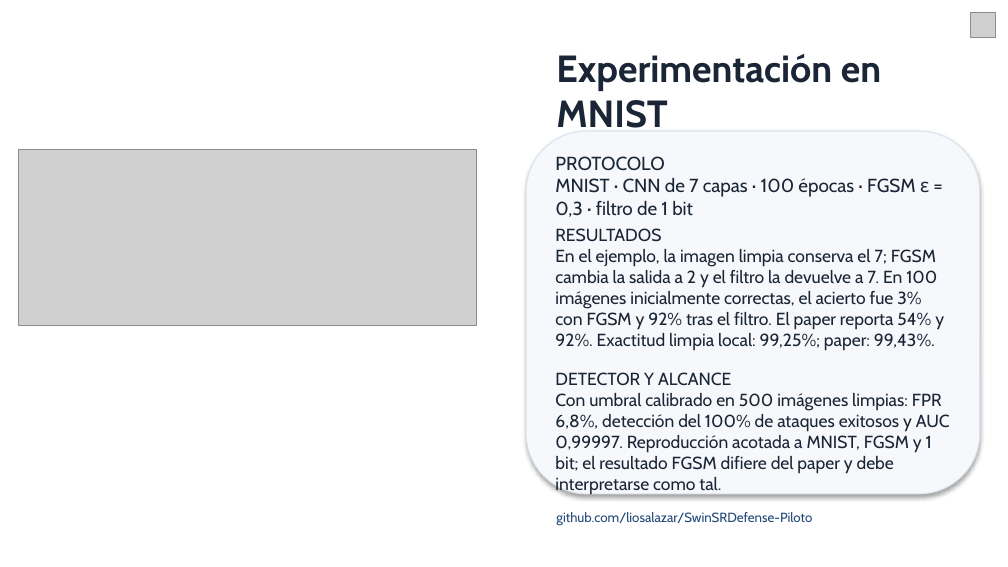
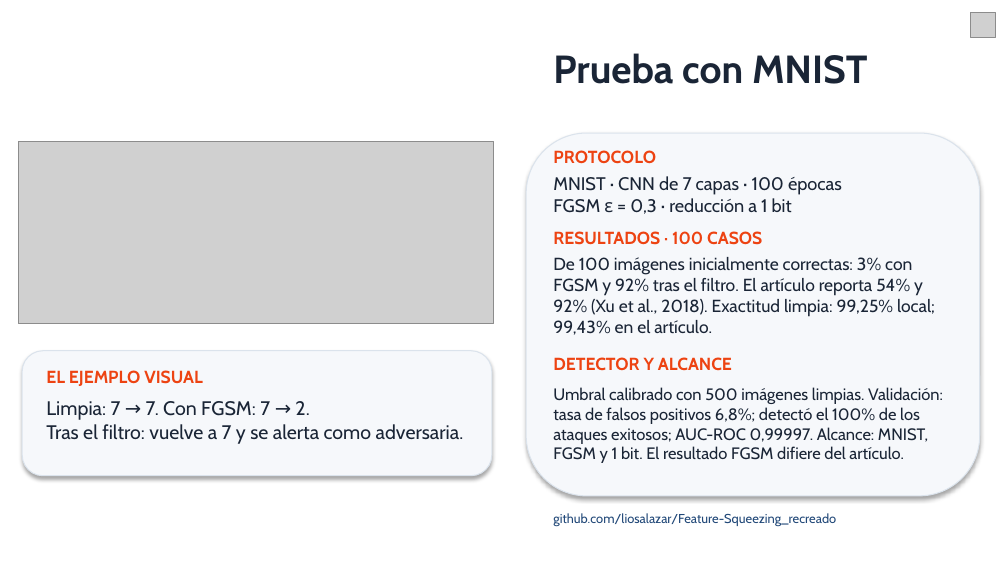
Before and after one commit to liosalazar/Feature-Squeezing_recreado, a slide deck: slide 2 of presentation/FeatureSqueezing_Semana13_Pitch.pptx. Drawn at 1008x567 pixels with LibreOffice and Linux fonts; fonts in the diff are those of the drawing; grey boxes stand for pictures; background and template pictures are left out. Boxes give left, top, right and bottom in pixels: in the first picture for what was removed or moved away, otherwise in the second. Text is boxed around its words. In the diff, an @@ line names an element or a change of style, - is before the commit and + after.

Commit message:
Polish Feature Squeezing presentation and update project link

```diff
--- a/presentation/FeatureSqueezing_Semana13_Pitch.pptx
+++ b/presentation/FeatureSqueezing_Semana13_Pitch.pptx
@@ text at box(553, 53, 868, 84): text changed; size 27 to 28 pt @@
-Experimentación en MNIST
+Prueba con MNIST
@@ picture: place and size @@
-picture at box(18, 149, 477, 326)
+picture at box(18, 141, 494, 324)
@@ text at box(553, 176, 842, 214): text changed; size 13.5 to 13 pt @@
-PROTOCOLO
-MNIST · CNN de 7 capas · 100 épocas · FGSM ε = 0,3 · filtro de 1 bit
+MNIST · CNN de 7 capas · 100 épocas
+FGSM ε = 0,3 · reducción a 1 bit
@@ text added at box(553, 150, 656, 164), 12.5 pt, text #ED4312, bold @@
+PROTOCOLO
@@ text added at box(553, 231, 762, 245), 12.5 pt, text #ED4312, bold @@
+RESULTADOS · 100 CASOS
@@ text at box(553, 257, 935, 335): text changed @@
-RESULTADOS
-En el ejemplo, la imagen limpia conserva el 7; FGSM cambia la salida a 2 y el filtro la devuelve a 7. En 100 imágenes inicialmente correctas, el acierto fue 3% con FGSM y 92% tras el filtro. El paper reporta 54% y 92%. Exactitud limpia local: 99,25%; paper: 99,43%.
+De 100 imágenes inicialmente correctas: 3% con FGSM y 92% tras el filtro. El artículo reporta 54% y 92% (Xu et al., 2018). Exactitud limpia: 99,25% local; 99,43% en el artículo.
@@ rounded rectangle added at box(22, 351, 492, 476), fill #F6F8FB, outline #DBE3EC 0.75 pt @@
@@ text added at box(553, 357, 732, 371), 12.5 pt, text #ED4312, bold @@
+DETECTOR Y ALCANCE
@@ text added at box(46, 370, 202, 386), 12.5 pt, text #ED4312, bold @@
+EL EJEMPLO VISUAL
@@ text at box(553, 387, 943, 463): text changed; size 12.5 to 11.8 pt @@
-DETECTOR Y ALCANCE
-Con umbral calibrado en 500 imágenes limpias: FPR 6,8%, detección del 100% de ataques exitosos y AUC 0,99997. Reproducción acotada a MNIST, FGSM y 1 bit; el resultado FGSM difiere del paper y debe interpretarse como tal.
+Umbral calibrado con 500 imágenes limpias. Validación: tasa de falsos positivos 6,8%; detectó el 100% de los ataques exitosos; AUC-ROC 0,99997. Alcance: MNIST, FGSM y 1 bit. El resultado FGSM difiere del artículo.
@@ text added at box(46, 401, 464, 444), 14 pt, text #1A2536 @@
+Limpia: 7 → 7. Con FGSM: 7 → 2.
+Tras el filtro: vuelve a 7 y se alerta como adversaria.
@@ text at box(553, 513, 836, 527): text changed; size 9.5 to 9.2 pt @@
-github.com/liosalazar/SwinSRDefense-Piloto
+github.com/liosalazar/Feature-Squeezing_recreado
```
Also in this commit, not shown: 1 other slide changed.
